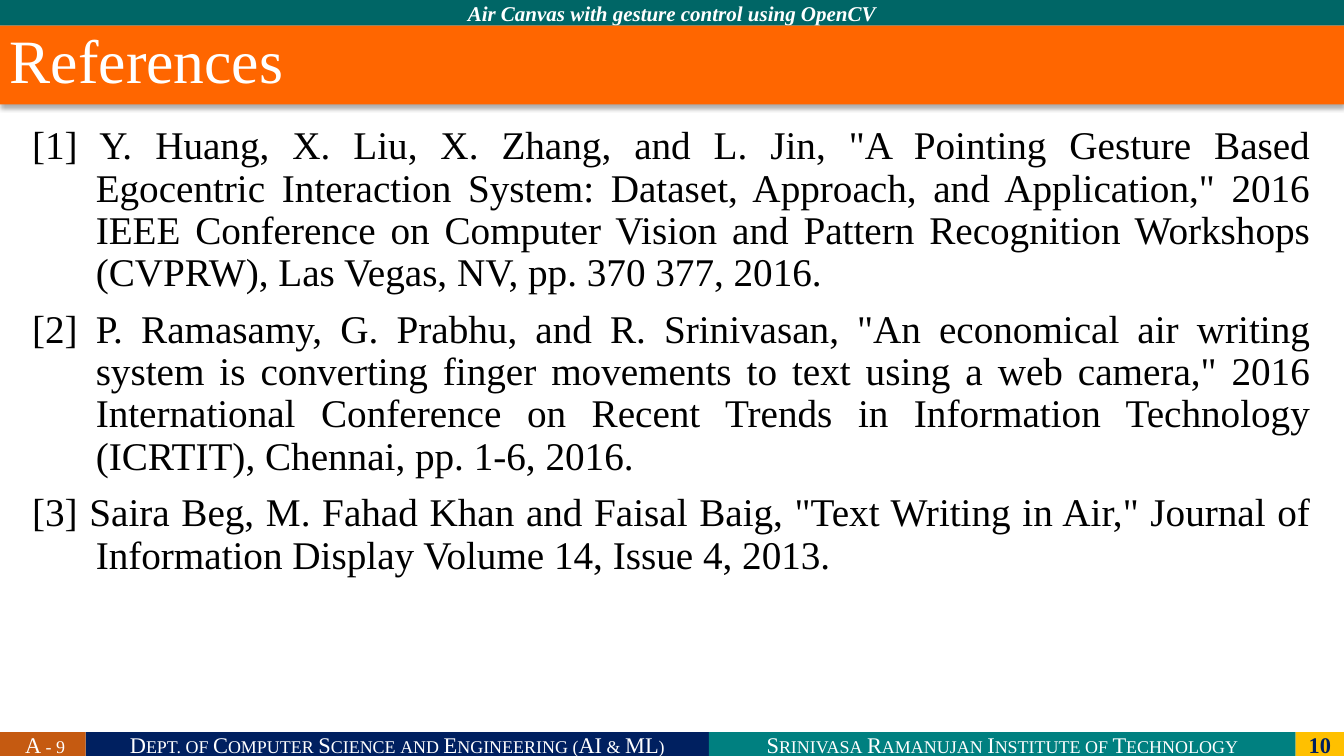
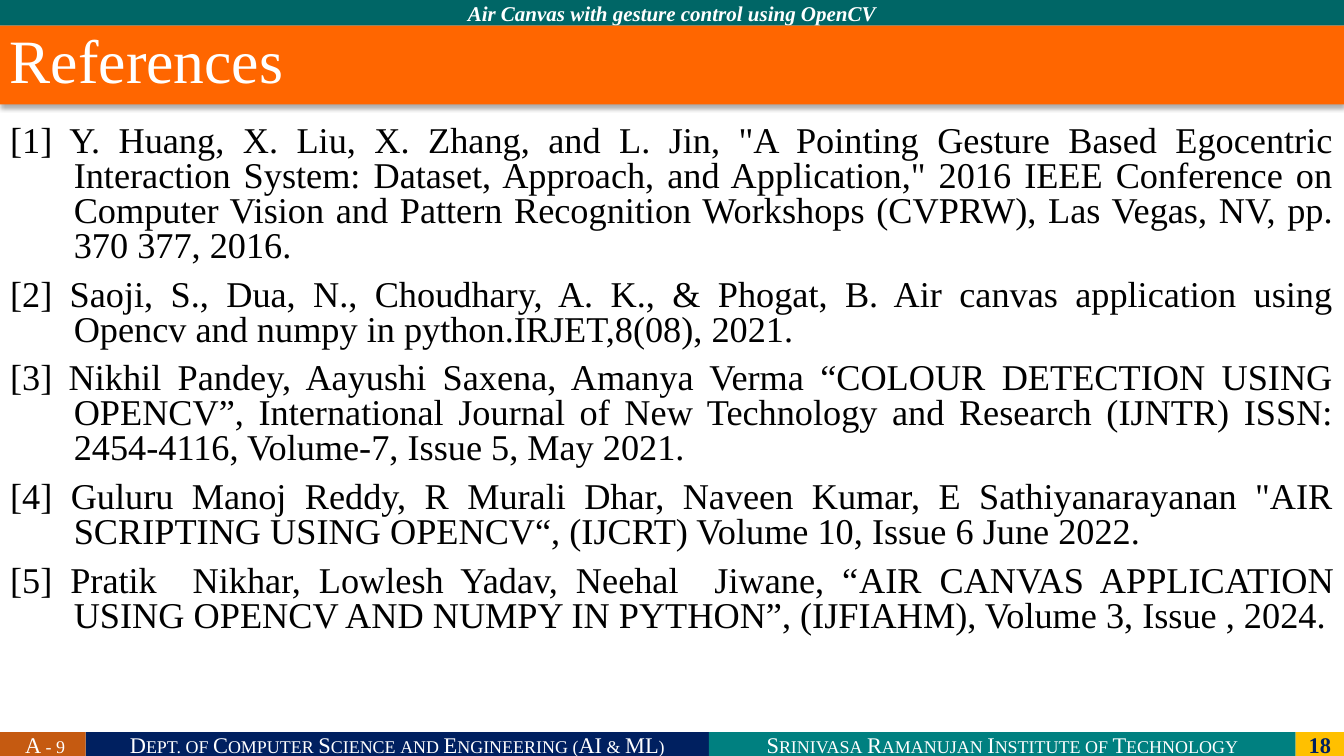
Before and after one commit to 214g1a3332/Project_A9, a slide deck: slide 18 of Review - 0 Template.pptx (slide 10 before the commit). Drawn at 1344x756 pixels with LibreOffice and Linux fonts; fonts in the diff are those of the drawing; background and template pictures are left out. Boxes give left, top, right and bottom in pixels: in the first picture for what was removed or moved away, otherwise in the second. Text is boxed around its words. In the diff, an @@ line names an element or a change of style, - is before the commit and + after.

```diff
--- a/Review - 0 Template.pptx
+++ b/Review - 0 Template.pptx
@@ text "[1] Y. Huang, X. Liu, ...": place and size @@
-text "[1] Y. Huang, X. Liu, ..." at (32, 131, 1310, 576)
+text "[1] Y. Huang, X. Liu, ..." at (10, 127, 1334, 635)
@@ text at (10, 127, 1332, 264): size 28 to 25.9 pt in "[1] Y. Huang, X. Liu, X. Zhang, ..."; line spacing 0.9 to 0.8 @@
@@ text at (10, 281, 1334, 635): text changed; size 28 to 25.9 pt @@
-[2] P. Ramasamy, G. Prabhu, and R. Srinivasan, "An economical air writing system is converting finger movements to text using a web camera," 2016 International Conference on Recent Trends in Information Technology (ICRTIT), Chennai, pp. 1-6, 2016.
-[3] Saira Beg, M. Fahad Khan and Faisal Baig, "Text Writing in Air," Journal of Information Display Volume 14, Issue 4, 2013.
+[2] Saoji, S., Dua, N., Choudhary, A. K., & Phogat, B. Air canvas application using Opencv and numpy in python.IRJET,8(08), 2021.
+[3] Nikhil Pandey, Aayushi Saxena, Amanya Verma “COLOUR DETECTION USING OPENCV”, International Journal of New Technology and Research (IJNTR) ISSN: 2454-4116, Volume-7, Issue 5, May 2021.
+[4] Guluru Manoj Reddy, R Murali Dhar, Naveen Kumar, E Sathiyanarayanan "AIR SCRIPTING USING OPENCV“, (IJCRT) Volume 10, Issue 6 June 2022.
+[5] Pratik Nikhar, Lowlesh Yadav, Neehal Jiwane, “AIR CANVAS APPLICATION USING OPENCV AND NUMPY IN PYTHON”, (IJFIAHM), Volume 3, Issue , 2024.
@@ page number at (1309, 738, 1331, 754): text changed @@
-10
+18
```
Also in this commit, not shown: 4 other slides changed, 9 slides added, 1 slide removed, 2 other files.
